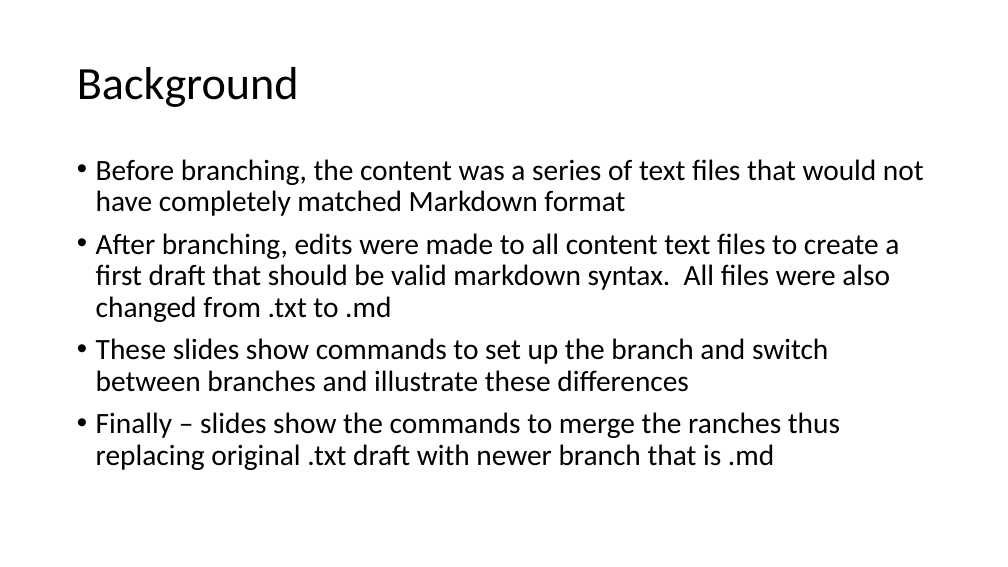
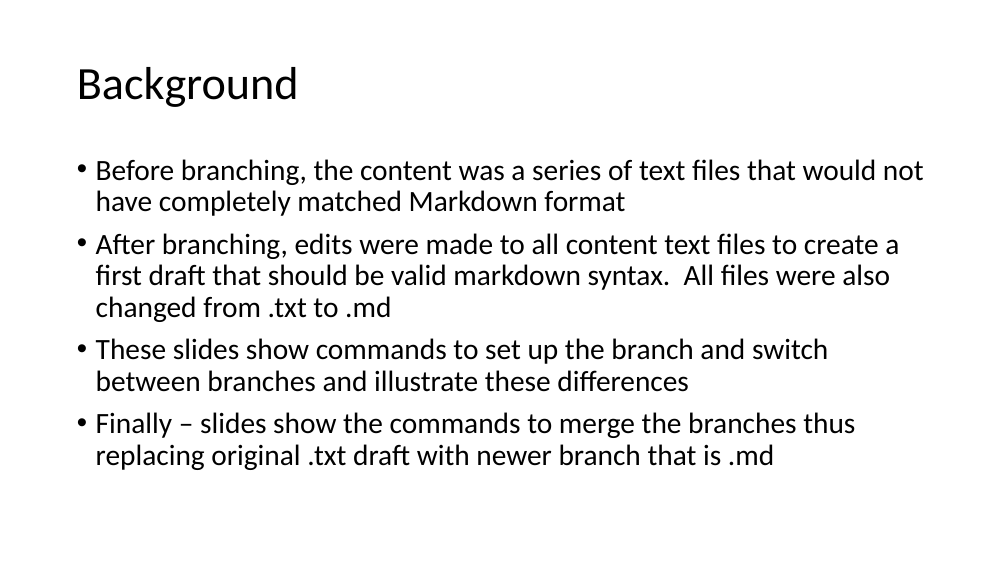
Before and after one commit to TheMitchWorksPro/DevEnv-SetUp-Help, a slide deck: slide 2 of GitHub_win7/Git Branching Example - Lesson3.pptx. Drawn at 1008x567 pixels with LibreOffice and Linux fonts; fonts in the diff are those of the drawing. Boxes give left, top, right and bottom in pixels: in the first picture for what was removed or moved away, otherwise in the second. Text is boxed around its words. In the diff, an @@ line names an element or a change of style, - is before the commit and + after.

Commit message:
updates to branching ppt file, sample bash scripts including example of how-to-use it line, and Thumbs.db

```diff
--- a/GitHub_win7/Git Branching Example - Lesson3.pptx
+++ b/GitHub_win7/Git Branching Example - Lesson3.pptx
@@ text at (96,412,855,470): text changed @@
-• Finally – slides show the commands to merge the ranches thus replacing original .txt draft with newer branch that is .md
+• Finally – slides show the commands to merge the branches thus replacing original .txt draft with newer branch that is .md
```
Also in this commit, not shown: 4 slides added, 2 other files.
